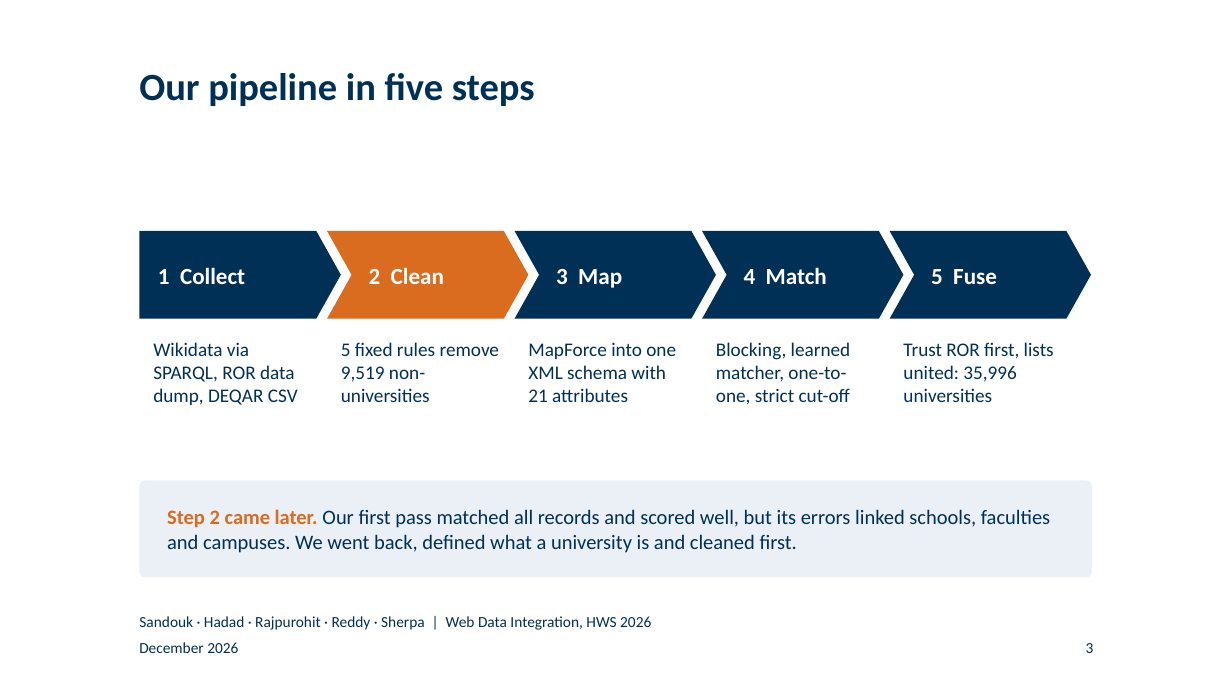
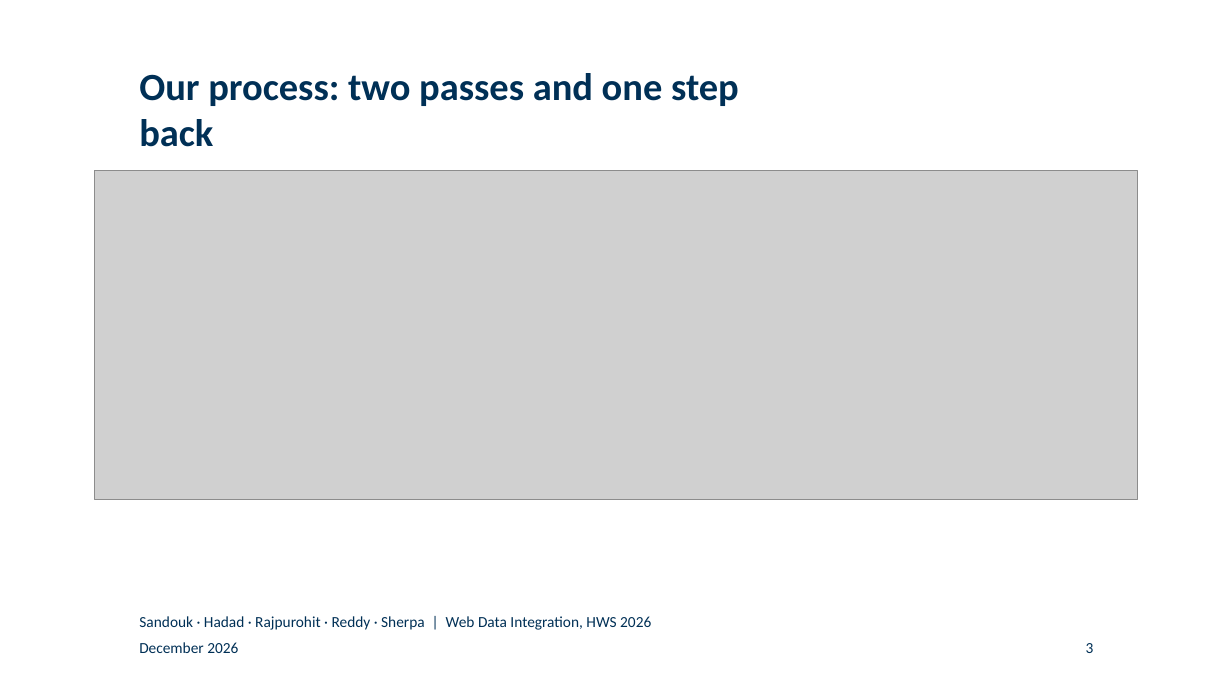
Before and after one commit to BlackSamuron0305/Web-Data-Integration-Project-HWS2026, a slide deck: slide 3 of submission/final-presentation/final_presentation.pptx. Drawn at 1232x693 pixels with LibreOffice and Linux fonts; fonts in the diff are those of the drawing; grey boxes stand for pictures; background and template pictures are left out. Boxes give left, top, right and bottom in pixels: in the first picture for what was removed or moved away, otherwise in the second. Text is boxed around its words. In the diff, an @@ line names an element or a change of style, - is before the commit and + after.

```diff
--- a/submission/final-presentation/final_presentation.pptx
+++ b/submission/final-presentation/final_presentation.pptx
@@ title at <box>139,73,739,147</box>: text changed @@
-Our pipeline in five steps
+Our process: two passes and one step back
@@ picture added at <box>94,171,1138,500</box> @@
@@ pentagon arrow removed at <box>139,231,341,319</box> @@
@@ chevron removed at <box>327,231,528,319</box> @@
@@ chevron removed at <box>514,231,716,319</box> @@
@@ chevron removed at <box>702,231,903,319</box> @@
@@ chevron removed at <box>889,231,1091,319</box> @@
@@ text removed at <box>158,267,245,284</box> @@
-1 Collect
@@ text removed at <box>369,267,444,284</box> @@
-2 Clean
@@ text removed at <box>556,269,622,288</box> @@
-3 Map
@@ text removed at <box>744,267,827,284</box> @@
-4 Match
@@ text removed at <box>931,269,997,284</box> @@
-5 Fuse
@@ text removed at <box>153,342,298,405</box> @@
-Wikidata via SPARQL, ROR data dump, DEQAR CSV
@@ text removed at <box>341,342,499,402</box> @@
-5 fixed rules remove 9,519 non-universities
@@ text removed at <box>528,342,676,402</box> @@
-MapForce into one XML schema with 21 attributes
@@ text removed at <box>716,342,851,405</box> @@
-Blocking, learned matcher, one-to-one, strict cut-off
@@ text removed at <box>903,342,1054,402</box> @@
-Trust ROR first, lists united: 35,996 universities
@@ rounded rectangle removed at <box>139,480,1092,577</box> @@
@@ text removed at <box>167,509,1050,553</box> @@
-Step 2 came later. Our first pass matched all records and scored well, but its errors linked schools, faculties and campuses. We went back, defined what a university is and cleaned first.
```
Also in this commit, not shown: 18 other slides changed, 2 slides removed, 33 other files.
